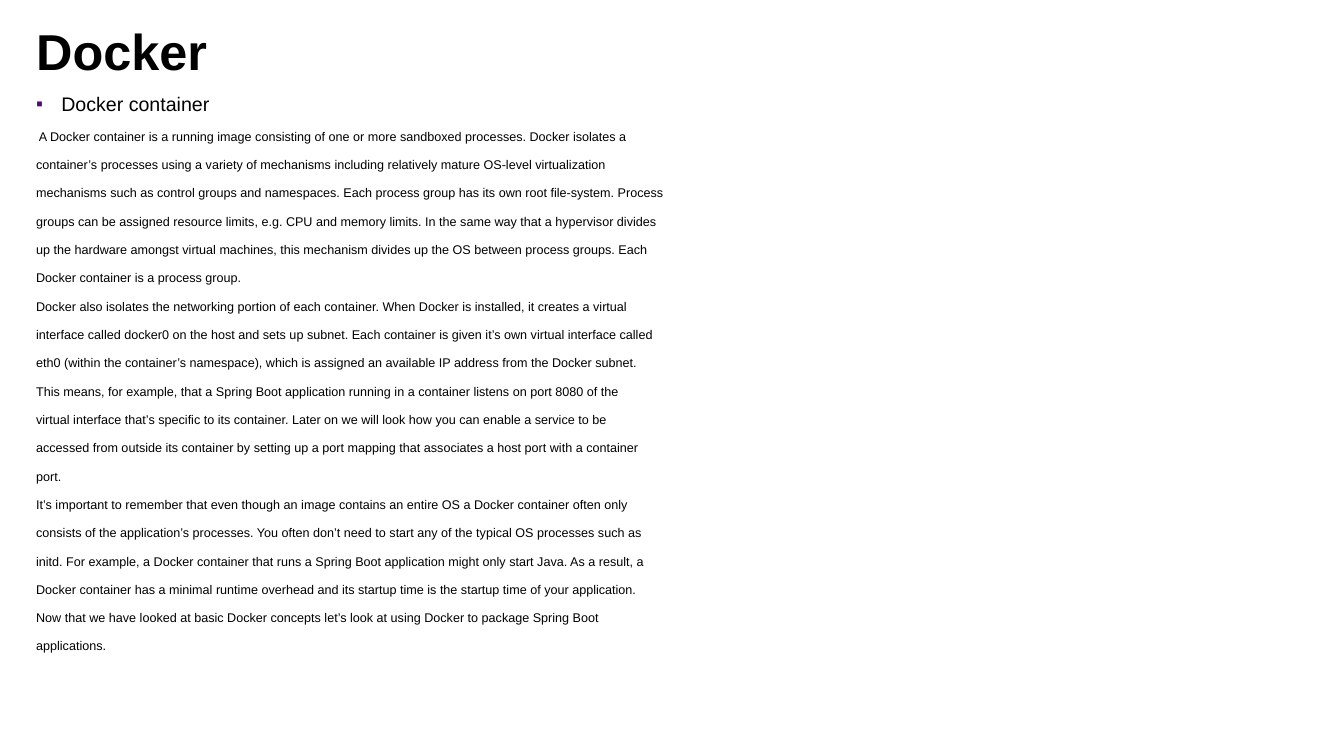
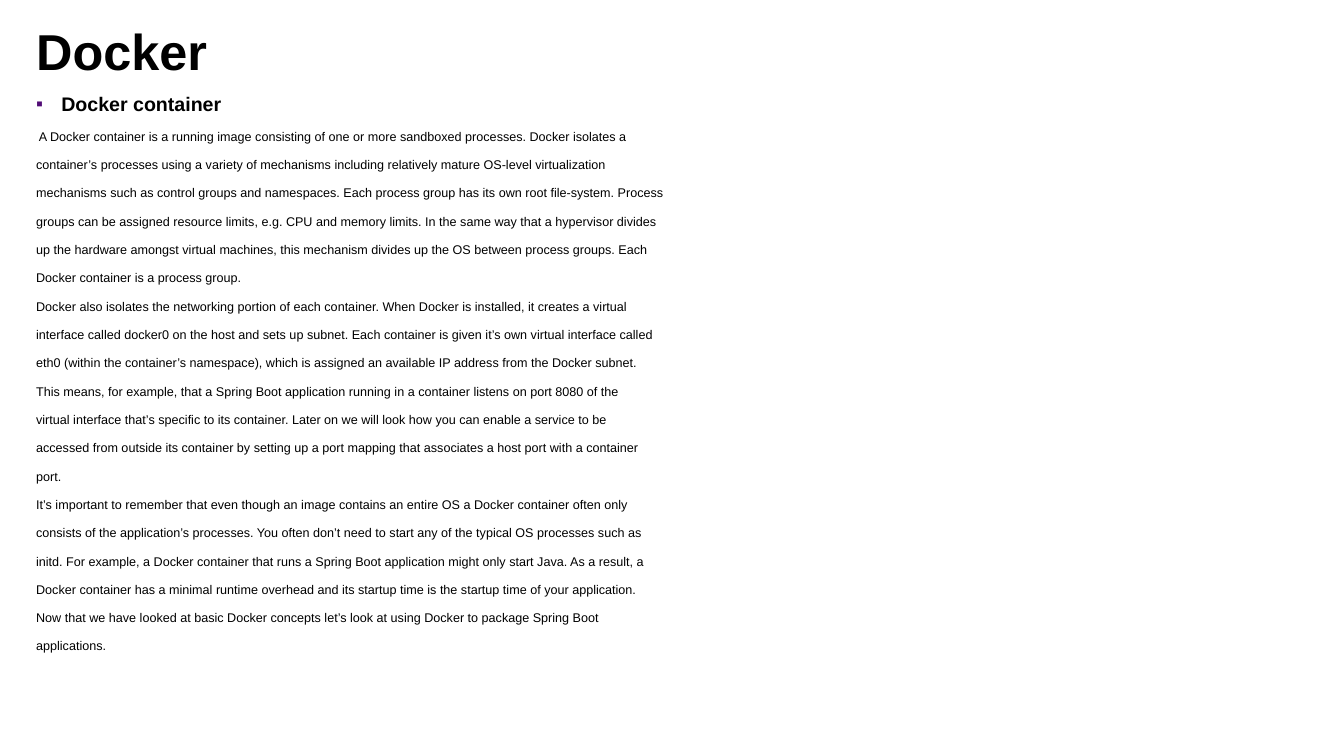
Before and after one commit to lbennardis/microS_code2016_DOCS, a slide deck: slide 23 of luigiBennardisMicroservices.pptx (slide 22 before the commit). Drawn at 1344x756 pixels with LibreOffice and Linux fonts; fonts in the diff are those of the drawing; background and template pictures are left out. Boxes give left, top, right and bottom in pixels: in the first picture for what was removed or moved away, otherwise in the second. Text is boxed around its words. In the diff, an @@ line names an element or a change of style, - is before the commit and + after.

```diff
--- a/luigiBennardisMicroservices.pptx
+++ b/luigiBennardisMicroservices.pptx
@@ text at (61, 96, 221, 112): bold on in "Docker container" @@
```
Also in this commit, not shown: 10 other slides changed, 2 slides added, 1 slide removed.
